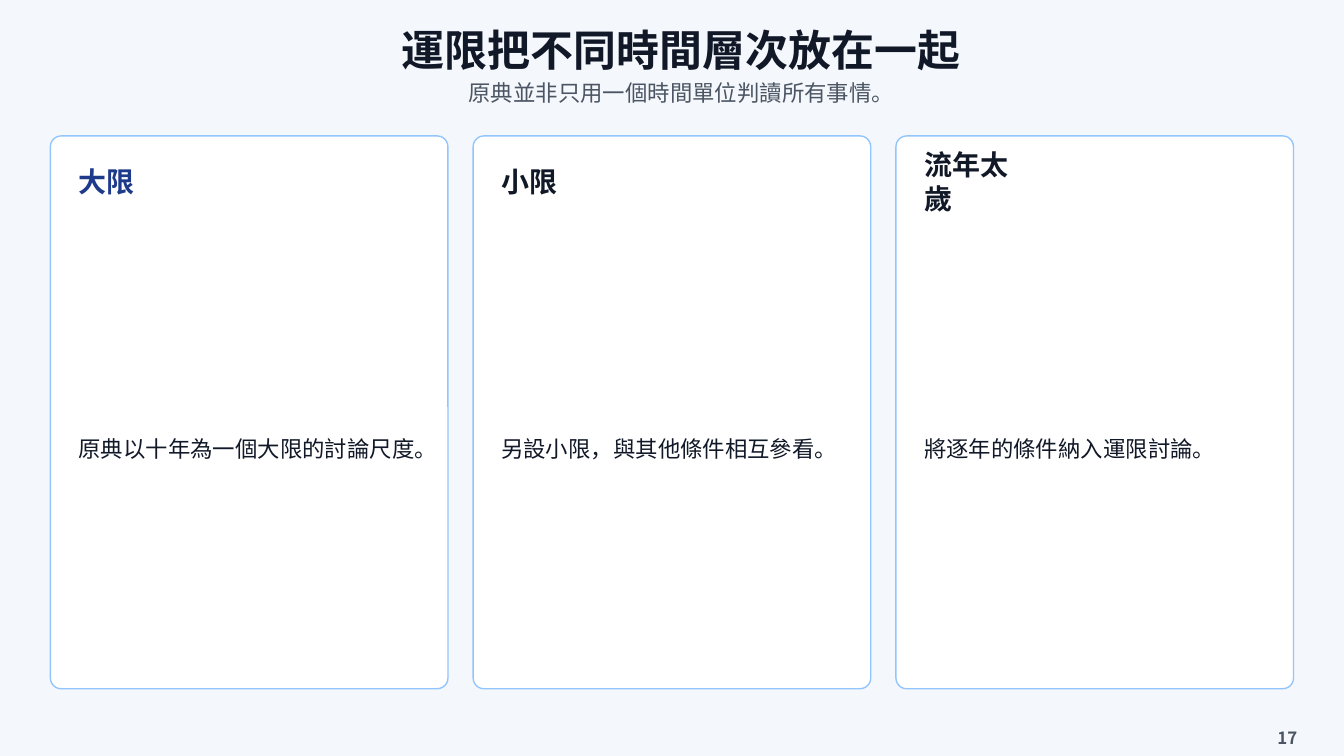
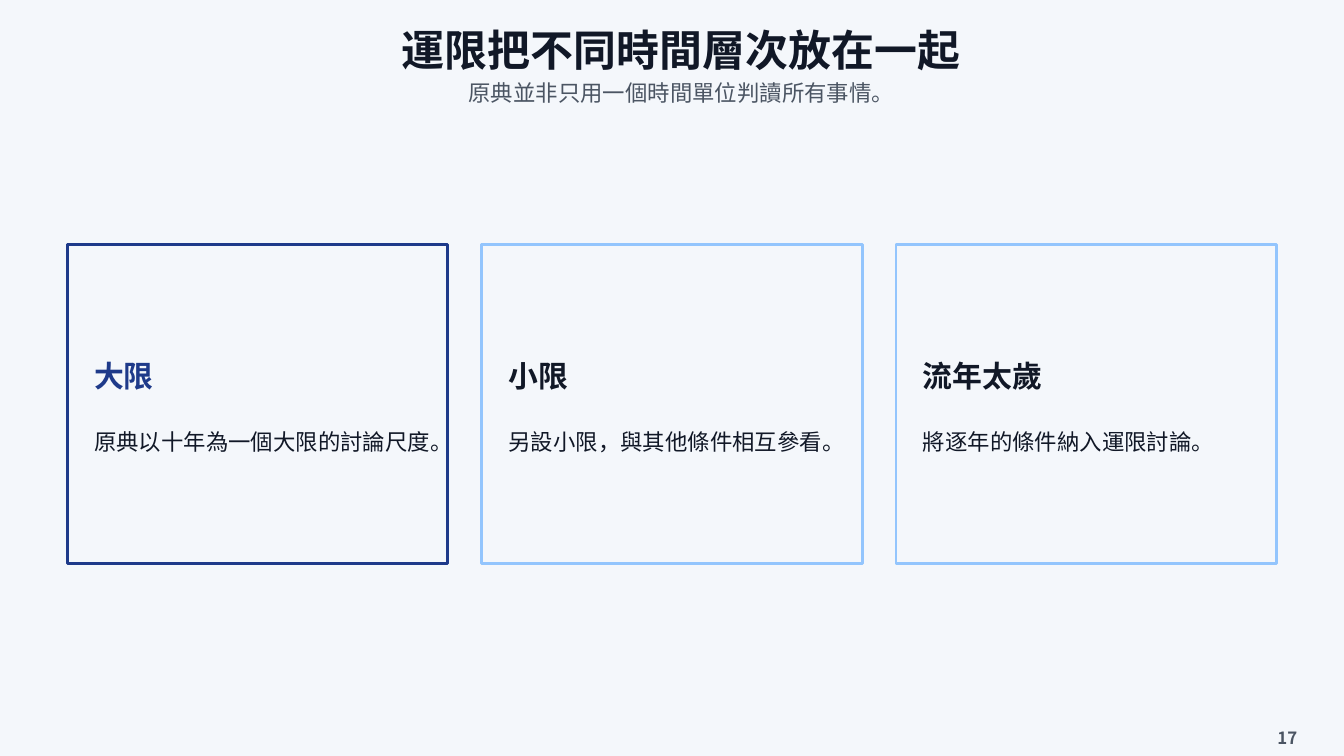
Before and after one commit to estrella123456789/S, a slide deck: slide 18 of exports/ziwei-reading.pptx. Drawn at 1344x756 pixels with LibreOffice and Linux fonts; fonts in the diff are those of the drawing; background and template pictures are left out. Boxes give left, top, right and bottom in pixels: in the first picture for what was removed or moved away, otherwise in the second. Text is boxed around its words. In the diff, an @@ line names an element or a change of style, - is before the commit and + after.

Commit message:
Adapt short slide content and repair responsive studio layout

```diff
--- a/exports/ziwei-reading.pptx
+++ b/exports/ziwei-reading.pptx
@@ rectangle: place and size @@
-rectangle at (51, 136, 449, 688)
+rectangle at (67, 245, 448, 564)
@@ rectangle at (67, 245, 448, 564): rounded rectangle to rectangle; fill #FFFFFF to none; outline #93C5FD 0.75 pt to #1E3A8A 1.5 pt @@
@@ rectangle: place and size @@
-rectangle at (473, 136, 871, 688)
+rectangle at (481, 245, 862, 564)
@@ rectangle at (481, 245, 862, 564): rounded rectangle to rectangle; fill #FFFFFF to none; outline #93C5FD 0.75 pt to #93C5FD 1.5 pt @@
@@ rectangle at (896, 245, 1277, 564): rounded rectangle to rectangle; fill #FFFFFF to none; outline #93C5FD 0.75 pt to #93C5FD 1.5 pt @@
@@ rectangle: place and size @@
-rectangle at (896, 136, 1294, 688)
+rectangle at (896, 245, 1277, 564)
@@ text "大限": place and size @@
-text "大限" at (79, 168, 135, 195)
+text "大限" at (94, 361, 154, 390)
@@ text "小限": place and size @@
-text "小限" at (501, 168, 557, 195)
+text "小限" at (509, 362, 569, 390)
@@ size 15 to 16 pt in 3 elements at (94, 361, 154, 390), (509, 362, 569, 390), (923, 361, 1042, 390) @@
@@ text "流年太歲": place and size @@
-text "流年太歲" at (924, 151, 1008, 212)
+text "流年太歲" at (923, 361, 1042, 390)
@@ text "原典以十年為一個大限的討論尺度。" rewrapped from (79, 438, 437, 459) to (94, 428, 452, 456) @@
@@ text "另設小限，與其他條件相互參看。": place and size @@
-text "另設小限，與其他條件相互參看。" at (501, 438, 837, 460)
+text "另設小限，與其他條件相互參看。" at (509, 431, 845, 452)
@@ text "將逐年的條件納入運限討論。": place and size @@
-text "將逐年的條件納入運限討論。" at (924, 438, 1215, 459)
+text "將逐年的條件納入運限討論。" at (923, 431, 1214, 452)
```
Also in this commit, not shown: 18 other slides changed, 10 other files.
